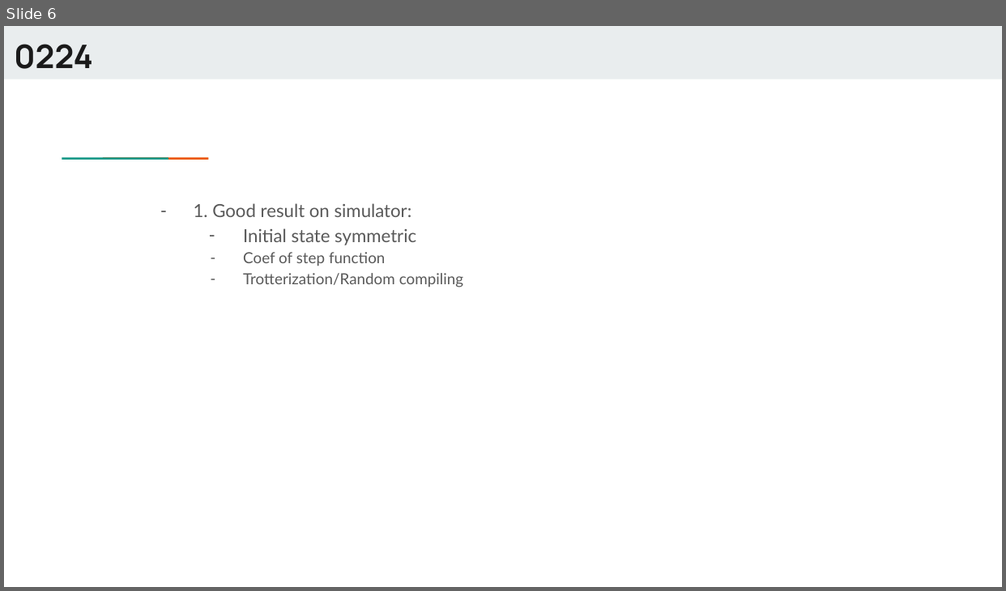
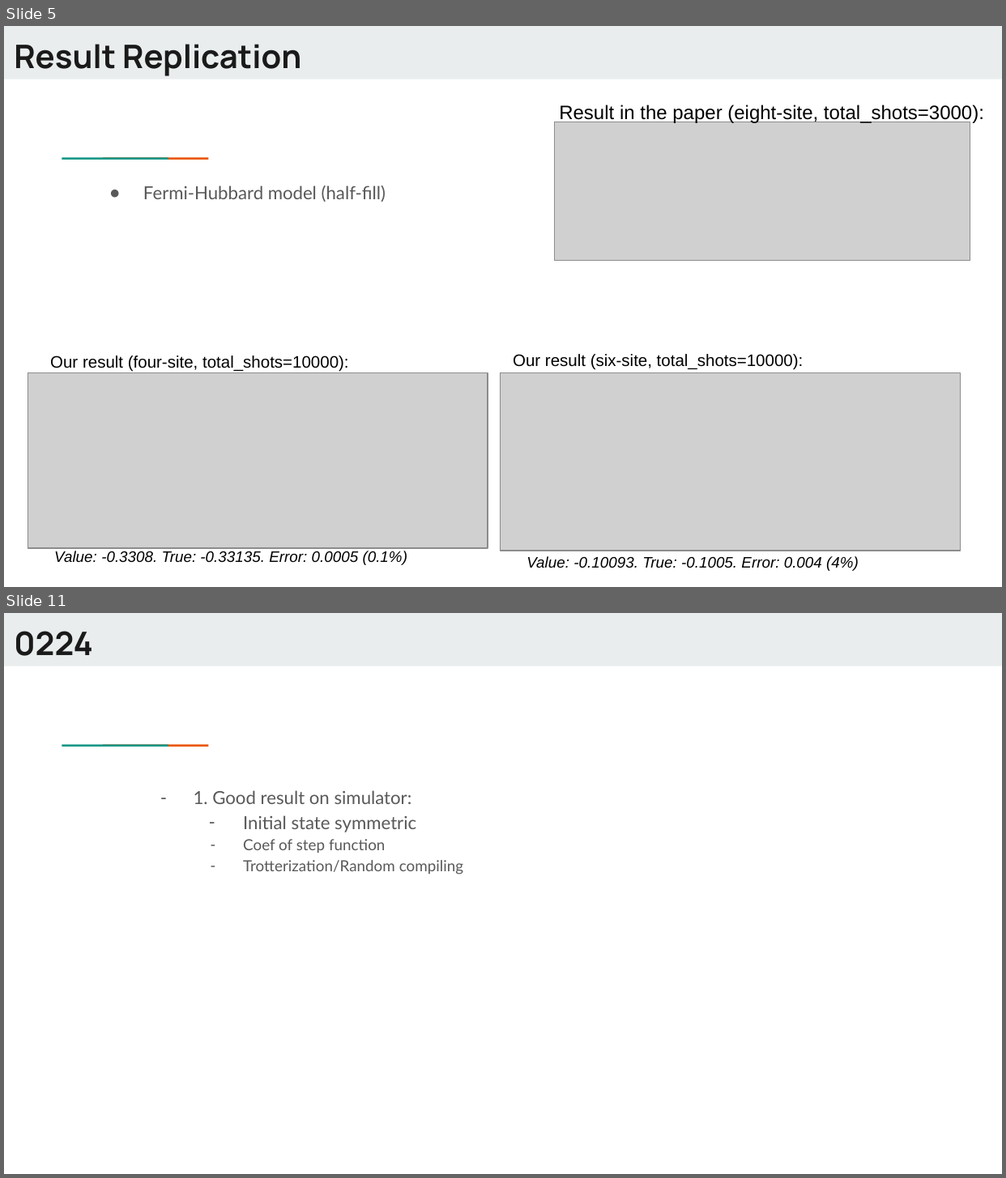
Before and after one commit to Dran-Z/QHack2023-SunnyDelft, a slide deck: QHack-SunnyDelft.pptx. Shown one above the other, each under a label of ours: slide 6 before the commit, slides 5 and 11 after it; the slides between them are not shown. The pictures are 1006x591 and 1006x1178 pixels, drawn with LibreOffice and Linux fonts; fonts in the diff are those of the drawing; grey boxes stand for pictures. Boxes give left, top, right and bottom in pixels: in the first picture for what was removed or moved away, otherwise in the second. Text is boxed around its words. In the diff, an @@ line names an element or a change of style, - is before the commit and + after.

```diff
--- a/QHack-SunnyDelft.pptx
+++ b/QHack-SunnyDelft.pptx
@@ slide 5 added at <box>4,26,1002,587</box>, background #FFFFFF; not listed: 3 template elements that a slide beside it also shows @@
@@ title added at <box>14,44,301,76</box>, 23.4 pt, text #1A1A1A, bold @@
+Result Replication
@@ picture added at <box>554,122,969,261</box> @@
@@ text added at <box>559,105,984,123</box>, 14 pt, text #000000 @@
+Result in the paper (eight-site, total_shots=3000):
@@ text added at <box>143,186,386,202</box>, 13 pt, text #595959 @@
+● Fermi-Hubbard model (half-fill)
@@ text added at <box>50,356,349,372</box>, 12 pt, text #000000 @@
+Our result (four-site, total_shots=10000):
@@ text added at <box>513,354,803,370</box>, 12 pt, text #000000 @@
+Our result (six-site, total_shots=10000):
@@ picture added at <box>28,373,488,549</box> @@
@@ picture added at <box>500,373,960,551</box> @@
@@ text added at <box>54,551,407,565</box>, 11 pt, text #000000, italic @@
+Value: -0.3308. True: -0.33135. Error: 0.0005 (0.1%)
@@ text added at <box>526,557,859,571</box>, 11 pt, text #000000, italic @@
+Value: -0.10093. True: -0.1005. Error: 0.004 (4%)
@@ what was slide 6 is now slide 11 @@
```
Also in this commit, not shown: 3 slides changed, 5 other slides added, 1 slide removed, 7 other files.
